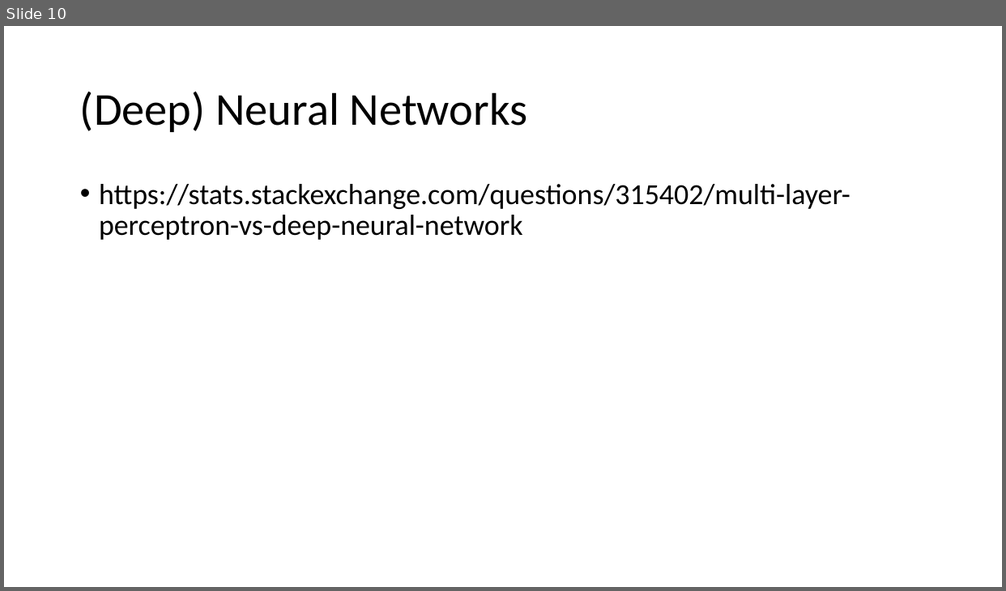
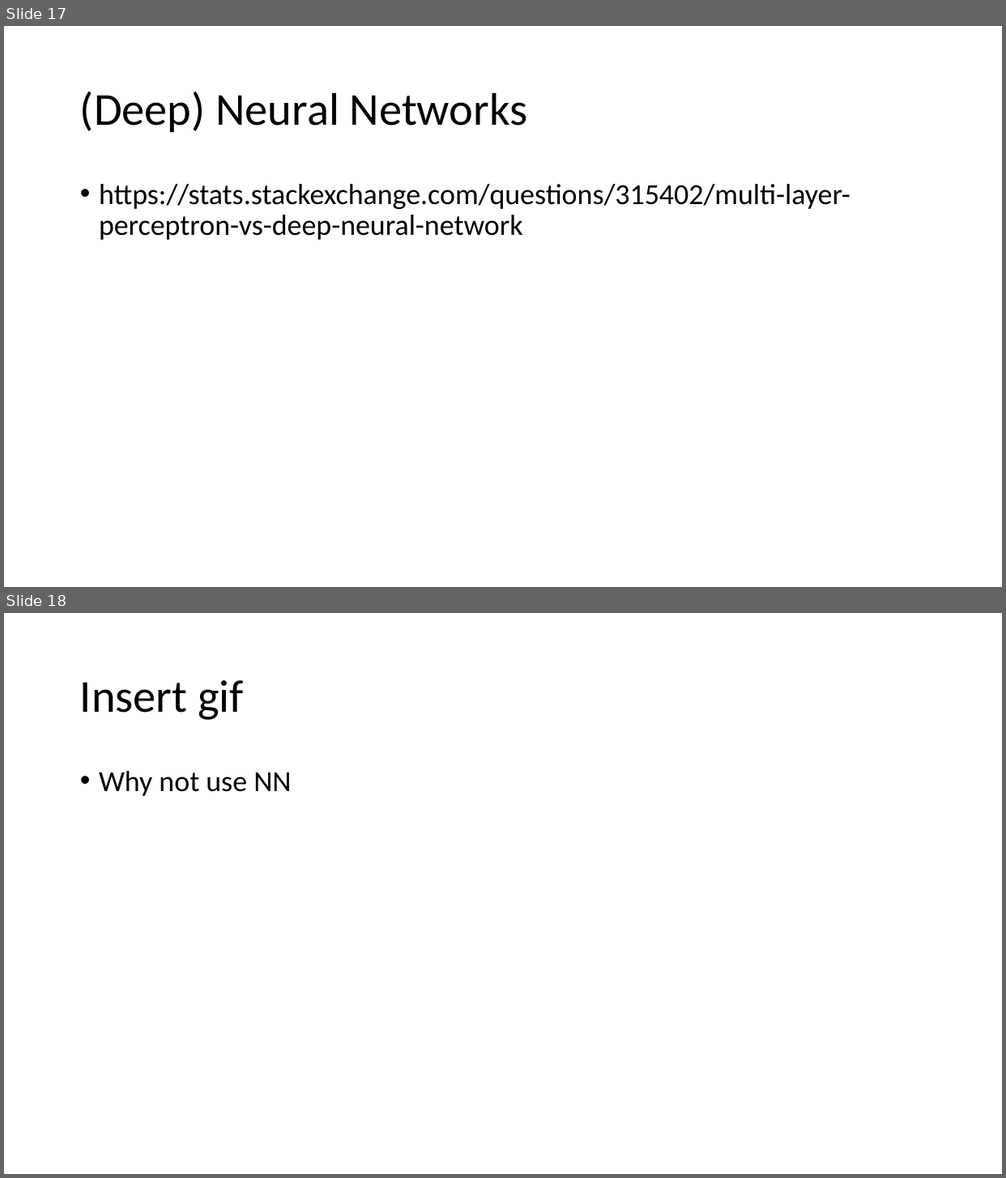
Before and after one commit to Huffwut/Python-meeting, a slide deck: machine learning learnings/perceptron - object detection.pptx. Shown one above the other, each under a label of ours: slide 10 before the commit, slides 17 and 18 after it. The pictures are 1006x591 and 1006x1178 pixels, drawn with LibreOffice and Linux fonts; fonts in the diff are those of the drawing. Boxes give left, top, right and bottom in pixels: in the first picture for what was removed or moved away, otherwise in the second. Text is boxed around its words. In the diff, an @@ line names an element or a change of style, - is before the commit and + after.

```diff
--- a/machine learning learnings/perceptron - object detection.pptx
+++ b/machine learning learnings/perceptron - object detection.pptx
@@ slide 18 added at box(4, 613, 1002, 1174), background #FFFFFF @@
@@ title added at box(80, 680, 244, 720), 44 pt, text #000000 @@
+Insert gif
@@ text added at box(99, 771, 291, 796), 28 pt, text #000000 @@
+• Why not use NN
@@ what was slide 10 is now slide 17 @@
```
Also in this commit, not shown: 2 slides changed, 9 other slides added, 2 slides removed, 1 other file.
